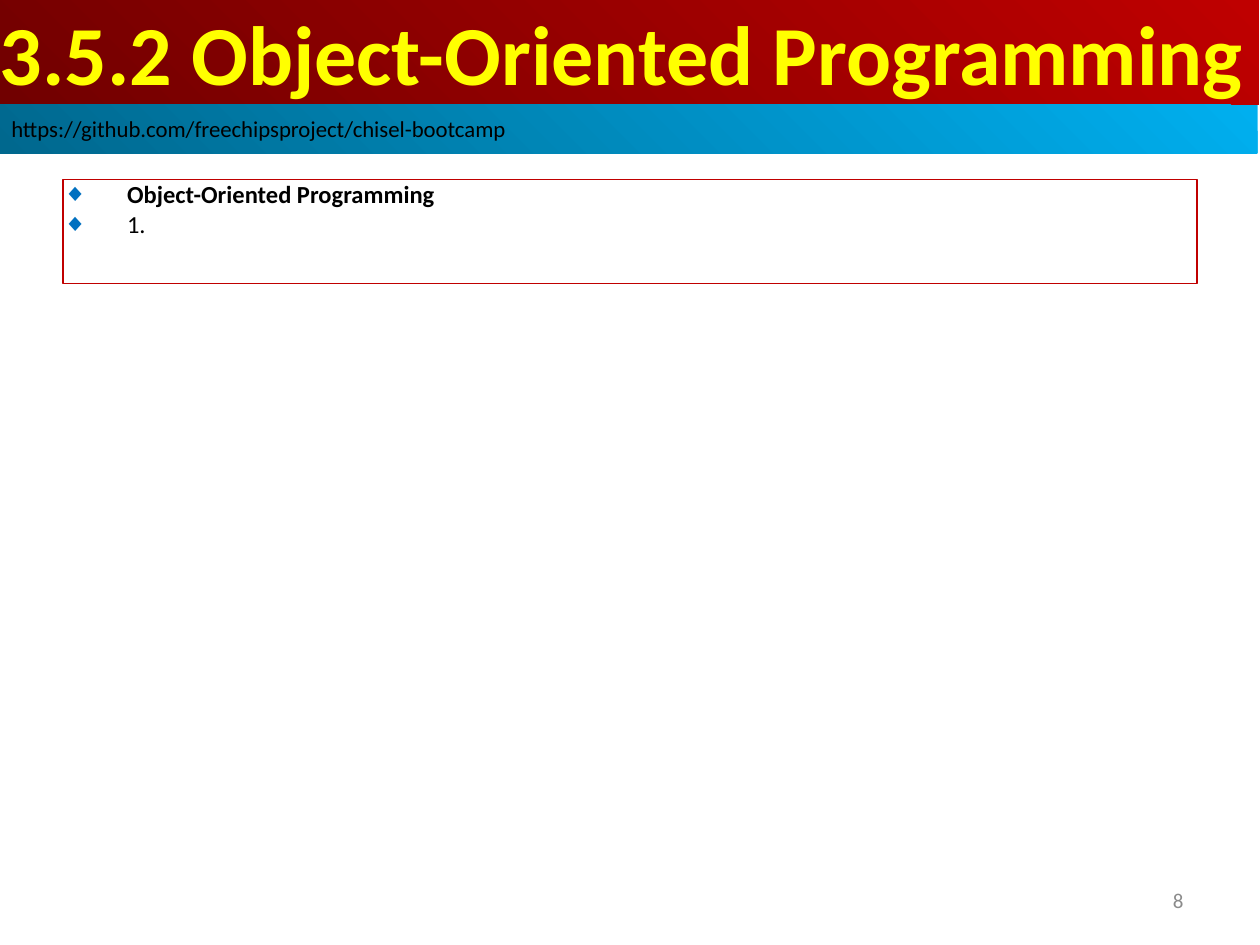
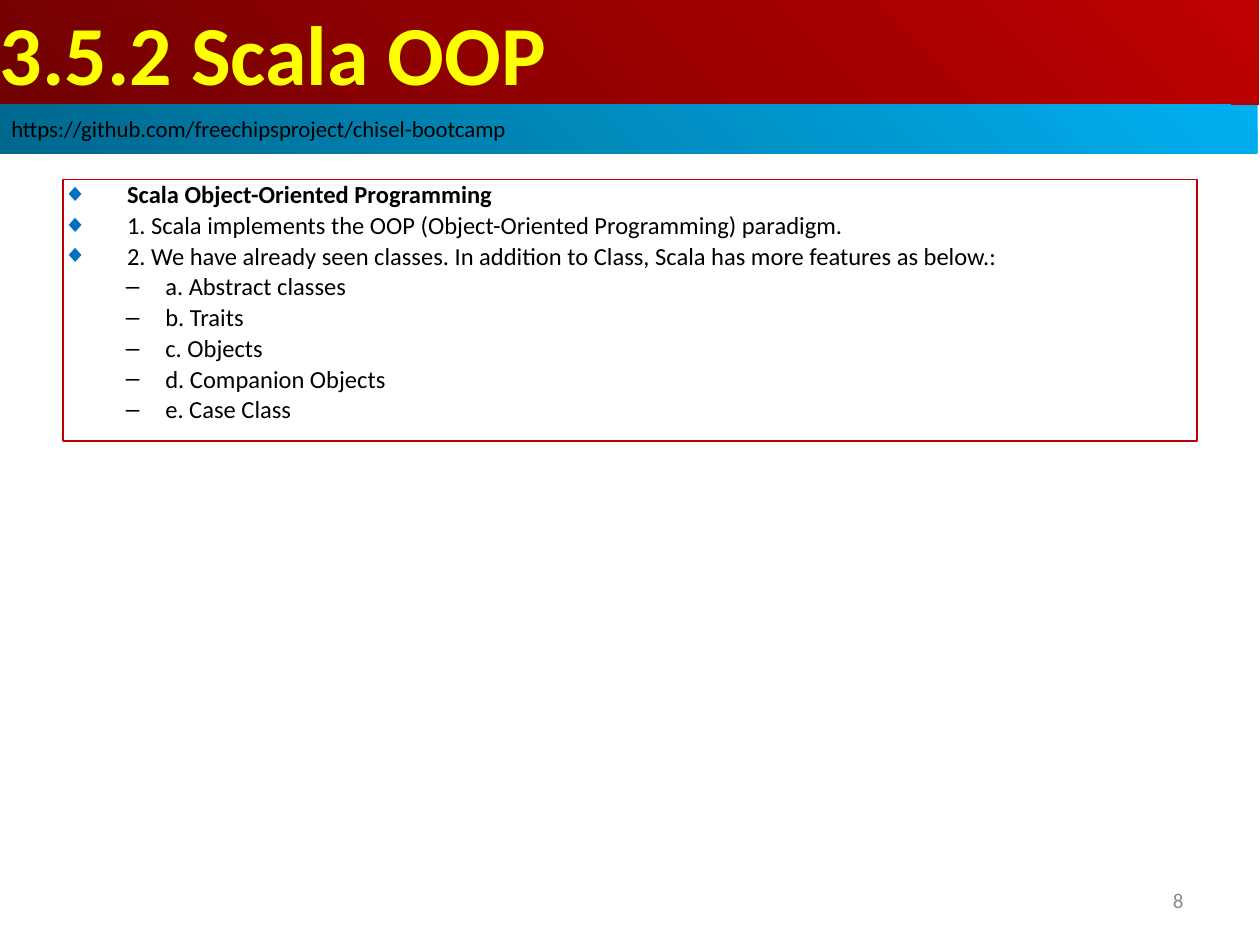
Before and after one commit to peterhchen/AIU_CS800_Chisel, a slide deck: slide 8 of 300_UCB_BC/003.5_OOP/000_Video/003.5_OOP.ppt. Drawn at 1260x945 pixels with LibreOffice and Linux fonts; fonts in the diff are those of the drawing. Boxes give left, top, right and bottom in pixels: in the first picture for what was removed or moved away, otherwise in the second. Text is boxed around its words. In the diff, an @@ line names an element or a change of style, - is before the commit and + after.

```diff
--- a/300_UCB_BC/003.5_OOP/000_Video/003.5_OOP.ppt
+++ b/300_UCB_BC/003.5_OOP/000_Video/003.5_OOP.ppt
@@ text in rectangle at (x1=0, y1=26, x2=546, y2=105): text changed @@
-3.5.2 Object-Oriented Programming
+3.5.2 Scala OOP
@@ rectangle removed at (x1=63, y1=179, x2=1197, y2=284) @@
-◆ Object-Oriented Programming
-◆ 1.
@@ rectangle added at (x1=63, y1=179, x2=1197, y2=441), outline #C00000 0.74 pt, 14 pt, text #000000 @@
+◆ Scala Object-Oriented Programming
+◆ 1. Scala implements the OOP (Object-Oriented Programming) paradigm.
+◆ 2. We have already seen classes. In addition to Class, Scala has more features as below.:
+  – a. Abstract classes
+  – b. Traits
+  – c. Objects
+  – d. Companion Objects
+  – e. Case Class
```
Also in this commit, not shown: 2 other slides changed, 28 slides added.
